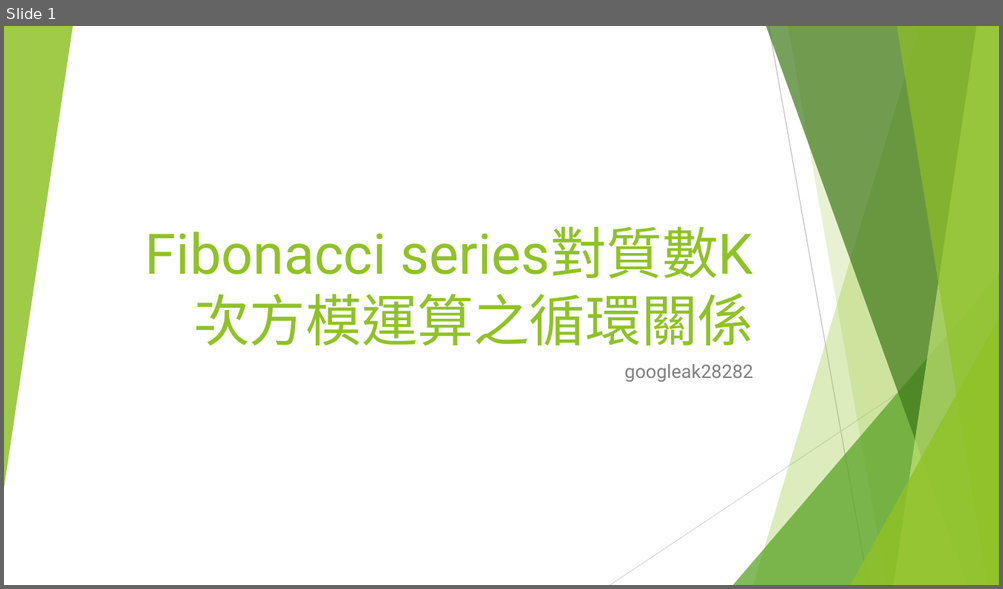
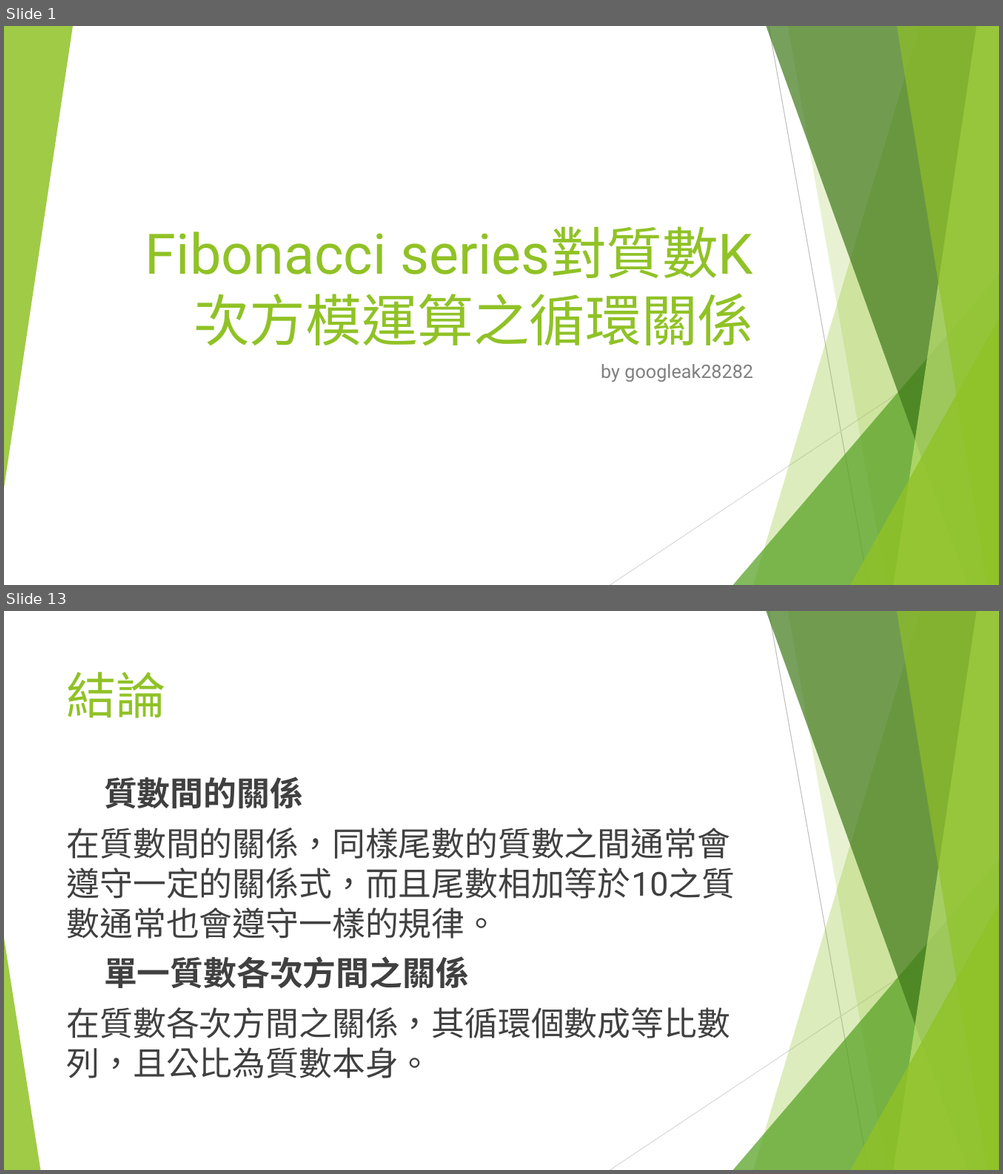
Before and after one commit to googleak28282/-, a slide deck: 二維線段樹.pptx. Shown one above the other, each under a label of ours: slide 1 before the commit, slides 1 and 13 after it; the slides between them are not shown. The pictures are 1003x589 and 1003x1174 pixels, drawn with LibreOffice and Linux fonts; fonts in the diff are those of the drawing. Boxes give left, top, right and bottom in pixels: in the first picture for what was removed or moved away, otherwise in the second. Text is boxed around its words. In the diff, an @@ line names an element or a change of style, - is before the commit and + after.

```diff
--- a/二維線段樹.pptx
+++ b/二維線段樹.pptx
@@ slide 13 added at [4, 611, 999, 1170], background #FFFFFF; not listed: 9 template elements that a slide beside it also shows @@
@@ title added at [67, 672, 166, 718], 48 pt, text #90C226 @@
+結論
@@ text added at [67, 777, 735, 1079], 32 pt, text #404040 @@
+  質數間的關係
+在質數間的關係，同樣尾數的質數之間通常會遵守一定的關係式，而且尾數相加等於10之質數通常也會遵守一樣的規律。
+  單一質數各次方間之關係
+在質數各次方間之關係，其循環個數成等比數列，且公比為質數本身。
@@ triangle added at [4, 939, 40, 1170], fill #90C226 at 85% opacity @@
@@ slide 1 changed as well @@
@@ subtitle at [600, 364, 753, 383]: text changed @@
-googleak28282
+by googleak28282
```
Also in this commit, not shown: 13 other slides added, 5 other files.
